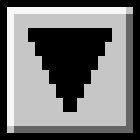
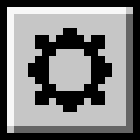
Layers edited between the first and the second 140x140 image:
showed "图层 8", painted on it over [left=28, top=28, right=112, bottom=105]
hid "图层 2" over [left=28, top=28, right=112, bottom=105]
